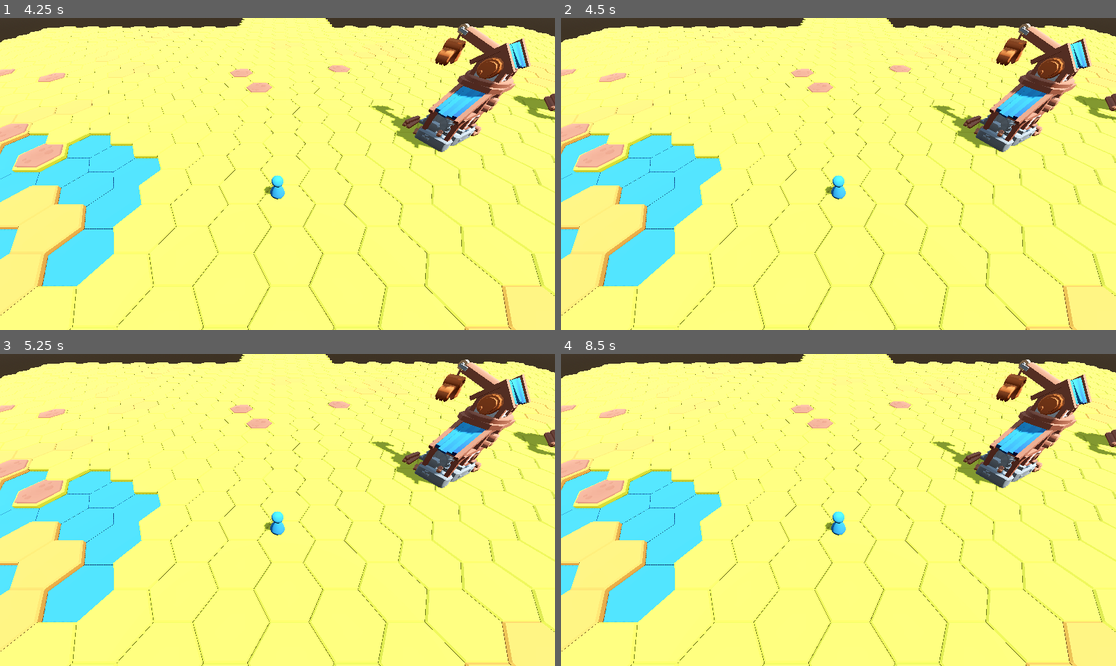
Above: before the commit, frames 1-4 (two rows, left to right).
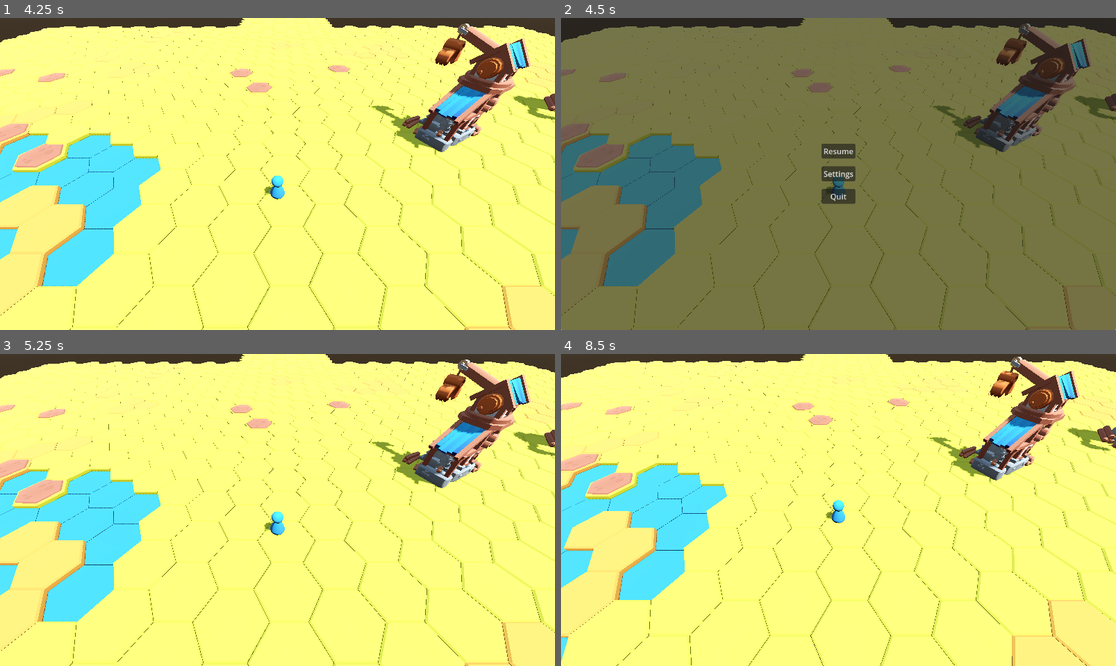
Above: after the commit, the same moments.

Repository: torbenvanassche/hexes_and_alchemy
Game: Godot game, scene res://scenes/root.tscn
Same seed, same stepped clock (60 frames per second), same inputs: the game is played once before the commit and once after it.
Inputs (mouse positions are in pixels of both pictures, inside the frame that each line leads up to):
- Up to frame 1 (4.25 s): tap Enter at 0.5 s; move the mouse to (399, 158) at 0.52 s; hold S (camera_pan_backward) 0.53-1.28 s; click (399, 158) at 0.67 s; move the mouse to (166, 189) at 1.27 s; tap W (camera_pan_forward) at 1.35 s; click (166, 189) at 1.42 s; move the mouse to (333, 105) at 2.02 s; hold A (camera_pan_left) 2.03-2.78 s; click (333, 105) at 2.17 s; move the mouse to (249, 236) at 2.77 s; tap D (camera_pan_right) at 2.85 s; click (249, 236) at 2.92 s; move the mouse to (444, 220) at 3.52 s; tap Q (camera_rotate_left) at 3.6 s; click (444, 220) at 3.67 s; tap Escape (cancel) at 4.15 s
- Up to frame 2 (4.5 s): move the mouse to (672, 127) at 4.27 s; tap E (camera_rotate_right) at 4.35 s; click (672, 127) at 4.42 s
- Up to frame 3 (5.25 s): click (277, 488) at 5 s, where only the run after the commit has a clickable "Resume"
- Up to frame 4 (8.5 s): tap Space (toggle_input) at 5.75, 7.25, 7.35 s; move the mouse to (866, 510) at 5.77 s; hold Shift (move_sprint) 5.78-6.53 s; click (866, 510) at 5.92 s; tap Enter at 6.5, 8 s; move the mouse to (755, 432) at 6.52 s; click (755, 432) at 6.6 s; move the mouse to (960, 494) at 7.27 s; click (960, 494) at 7.42 s; move the mouse to (727, 525) at 8.02 s; tap S (camera_pan_backward) at 8.1 s; click (727, 525) at 8.17 s

Frame 1 is identical in both runs. In frame 2, 97% of the frame differs, in the area x 0-100%, y 0-100%; in frame 3, 0.8%; in frame 4, 17%.

Commit message:
working on scene transitions

Diff:
--- a/resources/scene_info/ui/pause_menu.tres
+++ b/resources/scene_info/ui/pause_menu.tres
@@ -5,5 +5,7 @@
 
 [resource]
 script = ExtResource("1_yy1p2")
+id = "pause_menu"
 packed_scene = ExtResource("1_28e2k")
+type = 2
 metadata/_custom_type_script = "uid://6t4u66o5q6po"
--- a/scenes/root.tscn
+++ b/scenes/root.tscn
@@ -62,8 +62,4 @@
 pan_speed = 10.0
 max_pan_distance = 8.0
 
-[node name="game_ui" type="Control" parent="." unique_id=1151064387]
-layout_mode = 3
-anchors_preset = 0
-offset_right = 40.0
-offset_bottom = 40.0
+[node name="game_ui" type="CanvasLayer" parent="." unique_id=2127553330]
--- a/scenes/ui/pause_scene.tscn
+++ b/scenes/ui/pause_scene.tscn
@@ -2,7 +2,7 @@
 
 [ext_resource type="Script" uid="uid://bem2f43dlfne5" path="res://scripts/scene_controllers/pause_screen.gd" id="1_53068"]
 
-[node name="Panel" type="Panel" unique_id=1103910319]
+[node name="Panel" type="Panel" unique_id=1103910319 node_paths=PackedStringArray("resume_button", "settings_button", "quit_button")]
 process_mode = 2
 anchors_preset = 15
 anchor_right = 1.0
@@ -10,6 +10,9 @@
 grow_horizontal = 2
 grow_vertical = 2
 script = ExtResource("1_53068")
+resume_button = NodePath("CenterContainer/VBoxContainer/resume")
+settings_button = NodePath("CenterContainer/VBoxContainer/settings")
+quit_button = NodePath("CenterContainer/VBoxContainer/quit")
 
 [node name="CenterContainer" type="CenterContainer" parent="." unique_id=668023114]
 layout_mode = 1
--- a/scripts/game_manager.gd
+++ b/scripts/game_manager.gd
@@ -30,8 +30,7 @@
 	DataManager.instance.player.queue(_on_player_loaded.bind(spawn_hex))
 
 func _on_player_loaded(player_scene: SceneInfo, spawn_hex: HexBase) -> void:
-	player_instance = player_scene.get_instance()
-	SceneManager.add_child(player_instance)
+	player_instance = SceneManager.add(player_scene)
 	player_instance.position = spawn_hex.position;
 	camera.target = player_instance;
 
--- a/scripts/resource_manager.gd
+++ b/scripts/resource_manager.gd
@@ -23,6 +23,7 @@
 
 	scene_data.append_array(hexes)
 	scene_data.append_array(structures);
+	scene_data.append(pause_menu)
 	scene_data.append(player)
 
 func get_scene_by_name(scene_name: String) -> SceneInfo:
--- a/scripts/scene_controllers/pause_screen.gd
+++ b/scripts/scene_controllers/pause_screen.gd
@@ -6,3 +6,7 @@
 
 func _ready() -> void:
 	resume_button.pressed.connect(Manager.instance.pause_game.bind(false))
+	resume_button.pressed.connect(_on_resume)
+
+func _on_resume() -> void:
+	SceneManager.remove_scene_by_name("pause_menu")
--- a/scripts/scene_manager/scene_cache.gd
+++ b/scripts/scene_manager/scene_cache.gd
@@ -10,7 +10,8 @@
 	timer.wait_time = 0.1;
 
 func queue(scene_info: SceneInfo) -> Signal:
-	if not timer.get_parent():
+	print(scene_info.id)
+	if not timer.is_inside_tree():
 		SceneManager.add_child(timer);
 
 	if timer.is_stopped():
--- a/scripts/scene_manager/scene_info.gd
+++ b/scripts/scene_manager/scene_info.gd
@@ -9,7 +9,7 @@
 	STRUCTURE
 }
 
-var id:String;
+@export var id: String;
 
 @export_group("Core")
 @export var packed_scene: PackedScene;
--- a/scripts/scene_manager/scene_manager.gd
+++ b/scripts/scene_manager/scene_manager.gd
@@ -4,7 +4,7 @@
 var scene_cache: SceneCache;
 
 @onready var root: Node3D = $"../game/game_world";
-@onready var _ui_container: Control = $"../game/game_ui";
+@onready var _ui_container: CanvasLayer = $"../game/game_ui";
 
 signal scene_entered(scene: Node)
 signal scene_exited(scene: Node)
@@ -21,6 +21,7 @@
 
 func _init() -> void:
 	scene_cache = SceneCache.new()
+	process_mode = Node.PROCESS_MODE_ALWAYS;
 
 func get_or_create_scene(scene_name: String, scene_config: SceneConfig = SceneConfig.new()) -> SceneInfo:
 	var previous_scene_info: SceneInfo = null;
@@ -52,19 +53,23 @@
 		else:
 			info.remove();
 
+func remove_scene_by_name(scene_name: String, permanent: bool = false) -> void:
+	remove_scene(DataManager.instance.get_scene_by_name(scene_name), permanent)
+
 func to_previous_scene() -> void:
 	if scene_stack.size() != 0:
 		scene_stack.pop_back();
 		if scene_stack.size() != 0:
 			get_or_create_scene(scene_stack[scene_stack.size() - 1].id, SceneConfig.new(false));
 
-func add(n: SceneInfo) -> bool:
-	if n.type == SceneInfo.Type.UI && not n.get_instance().get_parent() == _ui_container:
-		_ui_container.add_child(n.get_instance());
-		return true;
-	elif n.type != SceneInfo.Type.SCENE && not n.get_instance().get_parent() == root:
-		root.add_child(n.get_instance());
-		return true;
+func add(n: SceneInfo) -> Node:
+	var instance := n.get_instance();
+	if n.type == SceneInfo.Type.UI && not instance.get_parent() == _ui_container:
+		_ui_container.add_child(instance);
+		return instance;
+	elif not instance.get_parent() == root:
+		root.add_child(instance);
+		return instance;
 	else:
 		Debug.err(n.id + " cannot be directly added to a scene.")
-	return false;
+	return null;
